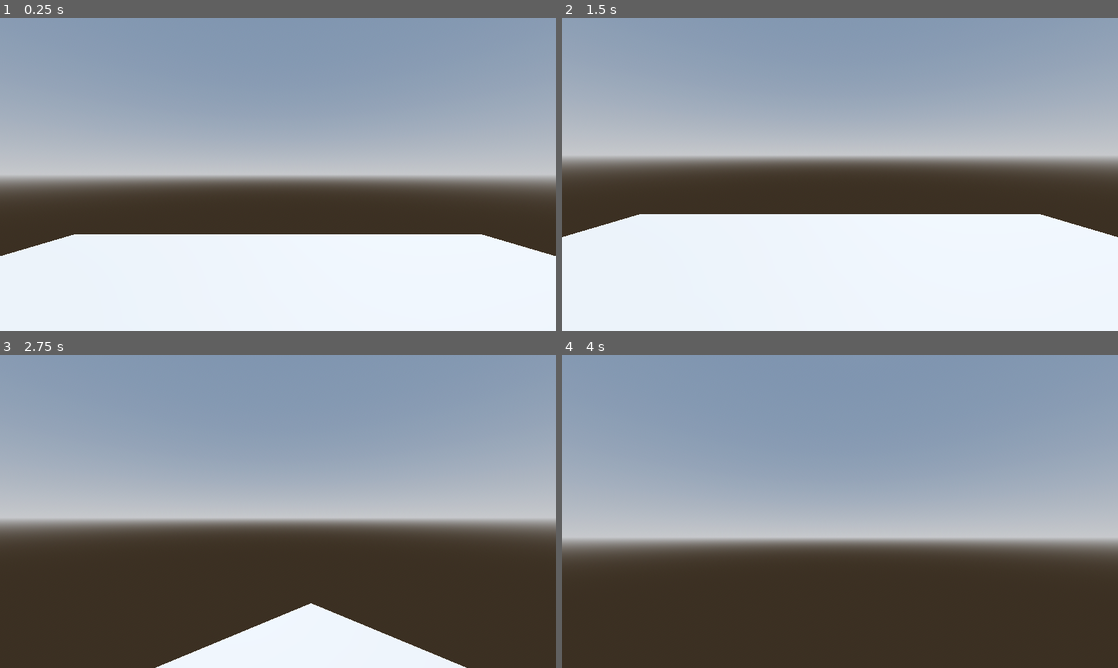
Above: before the commit, frames 1-4 (two rows, left to right).
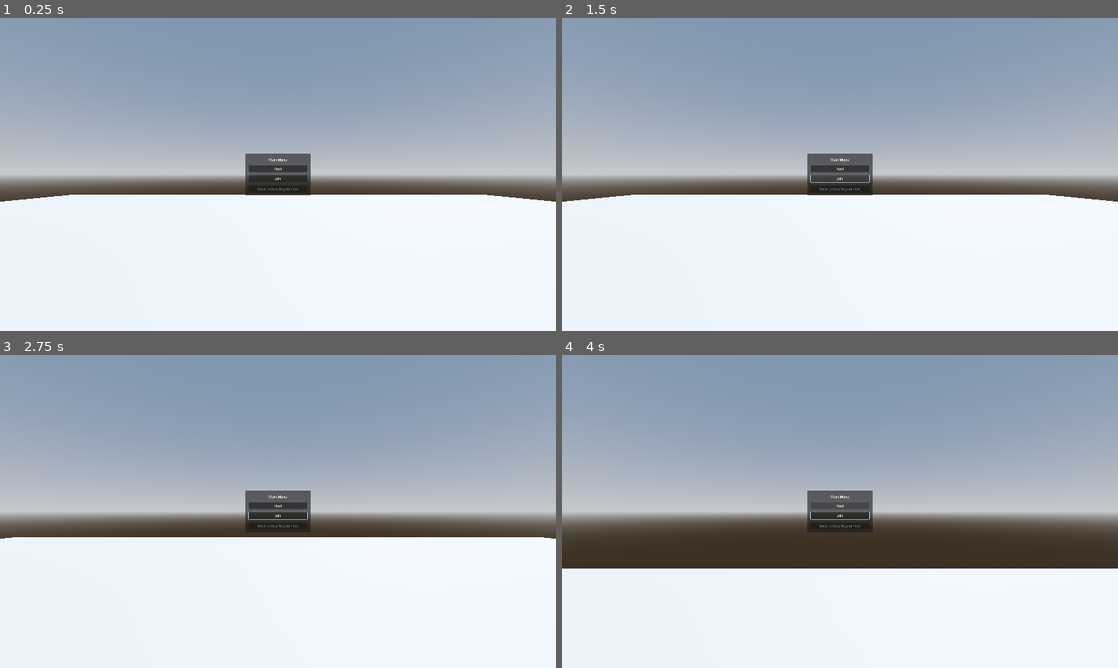
Above: after the commit, the same moments.

Repository: AlexandreQuesnay/PartyGameGodot
Game: Godot game, scene res://test-scene.tscn
Two runs of this game, one before a commit and one after it. Both use one fixed random seed, a clock stepped at 60 frames per second and the inputs below. The project has no main scene, so this scene is started directly.
Inputs (mouse positions are in pixels of both pictures, inside the frame that each line leads up to):
- Up to frame 1 (0.25 s): no input
- Up to frame 2 (1.5 s): click (840, 168) at 0.5 s, where only the run after the commit has a clickable "Host"; click (840, 177) at 1.25 s, where only the run after the commit has a clickable "Join"
- Up to frame 3 (2.75 s): move the mouse to (305, 511) at 2.02 s; hold W (up) from 2.03 s (still down)
- Up to frame 4 (4 s): keep holding W (up); move the mouse to (812, 511) at 2.77 s; move the mouse to (851, 505) at 3.52 s

The runs differ from the first frame. In frame 1, 15% of the frame differs, in the area x 0-100%, y 43-76%; in frame 2, 17%; in frame 3, 42%; in frame 4, 46%, in the area x 0-100%, y 43-100%.

Commit message:
create host/join UI

Diff:
--- a/partygame/script/player-mouvement/player.gd
+++ b/partygame/script/player-mouvement/player.gd
@@ -38,3 +38,11 @@
 		velocity.z = move_toward(velocity.z, 0, SPEED)
 
 	move_and_slide()
+
+
+func _on_host_button_pressed() -> void:
+	pass # Replace with function body.
+
+
+func _on_join_button_pressed() -> void:
+	pass # Replace with function body.
--- /dev/null
+++ b/partygame/script/world.gd
@@ -0,0 +1,16 @@
+extends Node3D
+
+@onready var main_menu = $CanvasLayer/MainMenu
+@onready var adress_entry = $CanvasLayer/MainMenu/MarginContainer/VBoxContainer/AdressEntry
+
+# Called when the node enters the scene tree for the first time.
+func _unhandled_input(event):
+	if Input.is_action_just_pressed('quit'):
+		get_tree().quit()
+
+# Called every frame. 'delta' is the elapsed time since the previous frame.
+func _process(delta: float) -> void:
+	pass
+
+func _on_host_button_pressed() -> void:
+	pass # Replace with function body.
--- a/partygame/test-scene.tscn
+++ b/partygame/test-scene.tscn
@@ -1,6 +1,7 @@
-[gd_scene load_steps=8 format=3 uid="uid://bdi44opeolwcv"]
+[gd_scene load_steps=9 format=3 uid="uid://bdi44opeolwcv"]
 
 [ext_resource type="PackedScene" uid="uid://tg3467c7pxas" path="res://player-controller.tscn" id="1_sp6oi"]
+[ext_resource type="Script" path="res://script/world.gd" id="1_t1tb3"]
 
 [sub_resource type="ProceduralSkyMaterial" id="ProceduralSkyMaterial_5so7c"]
 sky_horizon_color = Color(0.64625, 0.65575, 0.67075, 1)
@@ -16,13 +17,14 @@
 glow_enabled = true
 
 [sub_resource type="PlaneMesh" id="PlaneMesh_xryii"]
-size = Vector2(10, 10)
+size = Vector2(30, 30)
 
 [sub_resource type="PhysicsMaterial" id="PhysicsMaterial_t6vvu"]
 
 [sub_resource type="WorldBoundaryShape3D" id="WorldBoundaryShape3D_xqyyc"]
 
 [node name="Node3D" type="Node3D"]
+script = ExtResource("1_t1tb3")
 
 [node name="WorldEnvironment" type="WorldEnvironment" parent="."]
 environment = SubResource("Environment_a5qk0")
@@ -41,3 +43,49 @@
 shape = SubResource("WorldBoundaryShape3D_xqyyc")
 
 [node name="Player" parent="." instance=ExtResource("1_sp6oi")]
+
+[node name="CanvasLayer" type="CanvasLayer" parent="."]
+
+[node name="MainMenu" type="PanelContainer" parent="CanvasLayer"]
+anchors_preset = 15
+anchor_right = 1.0
+anchor_bottom = 1.0
+offset_left = 1130.0
+offset_top = 625.0
+offset_right = -1130.0
+offset_bottom = -624.0
+grow_horizontal = 2
+grow_vertical = 2
+
+[node name="MarginContainer" type="MarginContainer" parent="CanvasLayer/MainMenu"]
+layout_mode = 2
+theme_override_constants/margin_left = 15
+theme_override_constants/margin_top = 15
+theme_override_constants/margin_right = 15
+theme_override_constants/margin_bottom = 15
+
+[node name="VBoxContainer" type="VBoxContainer" parent="CanvasLayer/MainMenu/MarginContainer"]
+layout_mode = 2
+theme_override_constants/separation = 15
+
+[node name="Label" type="Label" parent="CanvasLayer/MainMenu/MarginContainer/VBoxContainer"]
+layout_mode = 2
+text = "Main Menu"
+horizontal_alignment = 1
+vertical_alignment = 1
+
+[node name="HostButton" type="Button" parent="CanvasLayer/MainMenu/MarginContainer/VBoxContainer"]
+layout_mode = 2
+size_flags_vertical = 0
+text = "Host"
+
+[node name="JoinButton" type="Button" parent="CanvasLayer/MainMenu/MarginContainer/VBoxContainer"]
+layout_mode = 2
+text = "Join"
+
+[node name="AdressEntry" type="LineEdit" parent="CanvasLayer/MainMenu/MarginContainer/VBoxContainer"]
+layout_mode = 2
+placeholder_text = "Enter adress to join here"
+alignment = 1
+
+[connection signal="pressed" from="CanvasLayer/MainMenu/MarginContainer/VBoxContainer/HostButton" to="." method="_on_host_button_pressed"]
